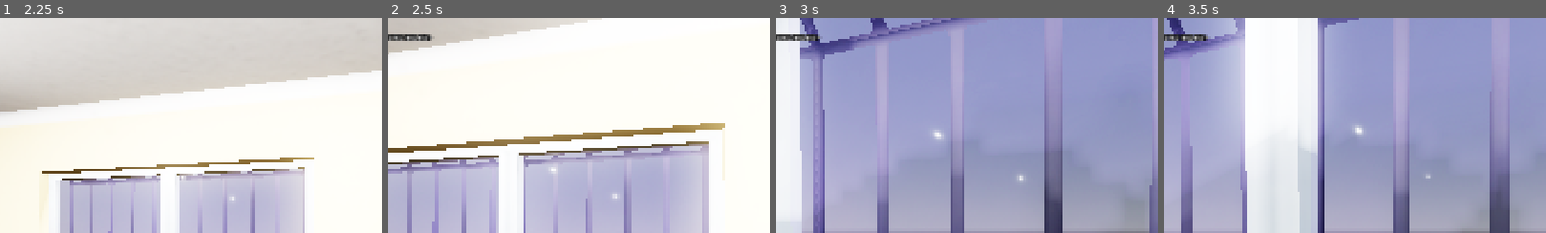
Above: before the commit, frames 1-4 (left to right).
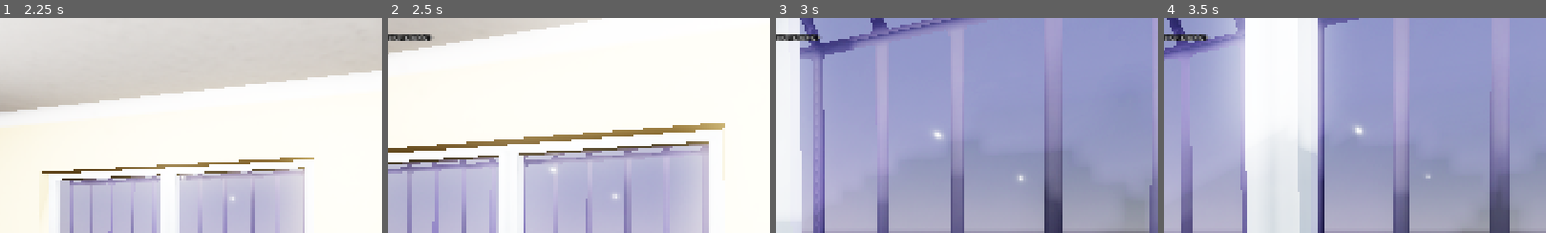
Above: after the commit, the same moments.

Repository: takanazwa5/ProjektMonopolowy
Game: Godot game, scene res://scenes/game/game.tscn
The game is run twice, just before and just after one commit, with the same random seed, the same clock (stepped at 60 frames per second) and the same inputs.
Inputs (mouse positions are % of the whole screen's width and height, from its top left):
- Up to frame 1 (2.25 s): tap Enter at 0.5 s; move the mouse to (55, 50) at 0.52 s; hold E (interact) 0.53-1.28 s; hold W (walk_forward) from 0.53 s (still down); click (55, 50) at 0.67 s; move the mouse to (45, 50) at 1.27 s; tap Ctrl (crouch) at 1.35 s; tap E (interact) at 1.55 s; move the mouse to (52, 48) at 2.02 s; hold G (drop_item) from 2.03 s (still down)
- Up to frame 2 (2.5 s): keep holding W (walk_forward); keep holding G (drop_item); tap E (interact) at 2.3 s
- Up to frame 3 (3 s): keep holding W (walk_forward); move the mouse to (49, 52) at 2.77 s; release G (drop_item) at 2.78 s; tap E (interact) at 2.85 s; click (49, 52) at 2.92 s
- Up to frame 4 (3.5 s): keep holding W (walk_forward)
The pictures show only the part of the screen within x 15-65%, y 0-50%; the shares and areas given below are measured in that part.

Frame 1 is identical in both runs. In frame 2, 0.1% of the frame differs, in the area x 2-11%, y 7-11%; in frame 3, 0.1%; in frame 4, 0.1%.

Commit message:
Refactor interaction system and reticle

Diff:
--- /dev/null
+++ b/editor_scripts/add_interaction.gd
@@ -0,0 +1,19 @@
+@tool
+class_name AddInteraction extends EditorScript
+
+
+func _run() -> void:
+
+	var selection: EditorSelection = EditorInterface.get_selection()
+	var selected_nodes: Array[Node] = selection.get_selected_nodes()
+
+	if selected_nodes.is_empty():
+
+		print("No nodes selected.")
+		return
+
+	for node: Node in selected_nodes:
+
+		node.set_meta(&"can_interact", true)
+		node.set_meta(&"reticle_tooltip", "")
+		print("Added interaction meta to %s" % node.name)
--- a/features/cash_register/cash_register.tscn
+++ b/features/cash_register/cash_register.tscn
@@ -66,6 +66,8 @@
 
 [node name="CashRegister" type="StaticBody3D" groups=["cash_register"]]
 script = ExtResource("1_46s2n")
+metadata/can_interact = false
+metadata/reticle_tooltip = ""
 
 [node name="cash_register" parent="." instance=ExtResource("2_b2dl6")]
 
@@ -81,8 +83,8 @@
 collision_mask = 0
 script = ExtResource("4_hfhvn")
 value = 1.0
-can_interact = false
-reticle_tooltip_text = "1 zł"
+metadata/can_interact = true
+metadata/reticle_tooltip = "1 zł"
 
 [node name="1zl" parent="cash_register/Drawer/cash_register_drawer/1zl" instance=ExtResource("4_h0nij")]
 
@@ -96,8 +98,8 @@
 collision_mask = 0
 script = ExtResource("4_hfhvn")
 value = 2.0
-can_interact = false
-reticle_tooltip_text = "2 zł"
+metadata/can_interact = true
+metadata/reticle_tooltip = "2 zł"
 
 [node name="2zl" parent="cash_register/Drawer/cash_register_drawer/2zl" instance=ExtResource("5_n3yyt")]
 
@@ -111,8 +113,8 @@
 collision_mask = 0
 script = ExtResource("4_hfhvn")
 value = 0.05
-can_interact = false
-reticle_tooltip_text = "5 gr"
+metadata/can_interact = true
+metadata/reticle_tooltip = "5 gr"
 
 [node name="5gr" parent="cash_register/Drawer/cash_register_drawer/5gr" instance=ExtResource("6_ixp0a")]
 
@@ -126,8 +128,8 @@
 collision_mask = 0
 script = ExtResource("4_hfhvn")
 value = 5.0
-can_interact = false
-reticle_tooltip_text = "5 zł"
+metadata/can_interact = true
+metadata/reticle_tooltip = "5 zł"
 
 [node name="5zl" parent="cash_register/Drawer/cash_register_drawer/5zl" instance=ExtResource("7_4p68q")]
 
@@ -141,8 +143,8 @@
 collision_mask = 0
 script = ExtResource("4_hfhvn")
 value = 0.1
-can_interact = false
-reticle_tooltip_text = "10 gr"
+metadata/can_interact = true
+metadata/reticle_tooltip = "10 gr"
 
 [node name="10gr" parent="cash_register/Drawer/cash_register_drawer/10gr" instance=ExtResource("8_joq7v")]
 
@@ -156,8 +158,8 @@
 collision_mask = 0
 script = ExtResource("4_hfhvn")
 value = 10.0
-can_interact = false
-reticle_tooltip_text = "10 zł"
+metadata/can_interact = true
+metadata/reticle_tooltip = "10 zł"
 
 [node name="10zl" parent="cash_register/Drawer/cash_register_drawer/10zl" instance=ExtResource("9_m5nv5")]
 
@@ -171,8 +173,8 @@
 collision_mask = 0
 script = ExtResource("4_hfhvn")
 value = 0.2
-can_interact = false
-reticle_tooltip_text = "20 gr"
+metadata/can_interact = true
+metadata/reticle_tooltip = "20 gr"
 
 [node name="20gr" parent="cash_register/Drawer/cash_register_drawer/20gr" instance=ExtResource("10_04g4t")]
 
@@ -186,8 +188,8 @@
 collision_mask = 0
 script = ExtResource("4_hfhvn")
 value = 20.0
-can_interact = false
-reticle_tooltip_text = "20 zł"
+metadata/can_interact = true
+metadata/reticle_tooltip = "20 zł"
 
 [node name="20zl" parent="cash_register/Drawer/cash_register_drawer/20zl" instance=ExtResource("11_in1v7")]
 
@@ -201,8 +203,8 @@
 collision_mask = 0
 script = ExtResource("4_hfhvn")
 value = 0.5
-can_interact = false
-reticle_tooltip_text = "50 gr"
+metadata/can_interact = true
+metadata/reticle_tooltip = "50 gr"
 
 [node name="50gr" parent="cash_register/Drawer/cash_register_drawer/50gr" instance=ExtResource("12_nhacm")]
 
@@ -216,8 +218,8 @@
 collision_mask = 0
 script = ExtResource("4_hfhvn")
 value = 50.0
-can_interact = false
-reticle_tooltip_text = "50 zł"
+metadata/can_interact = true
+metadata/reticle_tooltip = "50 zł"
 
 [node name="50zl" parent="cash_register/Drawer/cash_register_drawer/50zl" instance=ExtResource("13_b40uy")]
 
@@ -231,8 +233,8 @@
 collision_mask = 0
 script = ExtResource("4_hfhvn")
 value = 100.0
-can_interact = false
-reticle_tooltip_text = "100 zł"
+metadata/can_interact = true
+metadata/reticle_tooltip = "100 zł"
 
 [node name="100zl" parent="cash_register/Drawer/cash_register_drawer/100zl" instance=ExtResource("14_acc2v")]
 
--- a/features/cash_register/money.gd
+++ b/features/cash_register/money.gd
@@ -1,4 +1,4 @@
-class_name Money extends Interactable
+class_name Money extends StaticBody3D
 
 
 signal interaction(value: float)
--- a/features/counter/counter.gd
+++ b/features/counter/counter.gd
@@ -1,4 +1,4 @@
-class_name Counter extends Interactable
+class_name Counter extends StaticBody3D
 
 
 signal item_placed(item_data: ItemData)
@@ -25,7 +25,7 @@
 	if is_instance_valid(item_in_hand):
 
 		_place_item_on_counter(item_in_hand)
-		can_interact = false
+		set_meta(&"can_interact", false)
 
 
 func clear() -> void:
@@ -39,12 +39,12 @@
 
 func on_item_entered_rig(_item: Item) -> void:
 
-	can_interact = true
+	set_meta(&"can_interact", true)
 
 
 func on_item_exited_rig() -> void:
 
-	can_interact = false
+	set_meta(&"can_interact", false)
 
 
 func _move_item_to_target(item: Item, target: Marker3D) -> void:
--- a/features/counter/counter.tscn
+++ b/features/counter/counter.tscn
@@ -8,7 +8,8 @@
 
 [node name="Counter" type="StaticBody3D" groups=["counter"]]
 script = ExtResource("1_n5wx4")
-can_interact = false
+metadata/can_interact = false
+metadata/reticle_tooltip = ""
 
 [node name="lada" parent="." instance=ExtResource("1_1s8yq")]
 
--- a/features/dialog/dialog.gd
+++ b/features/dialog/dialog.gd
@@ -24,7 +24,7 @@
 func _input(_event: InputEvent) -> void:
 
 	if not visible: return
-	print("XD")
+
 	if Input.is_mouse_button_pressed(MOUSE_BUTTON_LEFT):
 
 		if dialog_label.visible_ratio < 1.0: dialog_label.visible_ratio = 1.0
--- a/features/interactable/interactable.gd
+++ /dev/null
@@ -1,8 +0,0 @@
-@abstract class_name Interactable extends CollisionObject3D
-
-
-@export var can_interact: bool = true
-@export var reticle_tooltip_text: String = ""
-
-
-@abstract func interact(_event: InputEvent, _item_rig_item: Item) -> void
--- a/features/items/beer/beer_JP_bottle.tscn
+++ b/features/items/beer/beer_JP_bottle.tscn
@@ -13,7 +13,8 @@
 freeze = true
 script = ExtResource("1_j4gvl")
 data = ExtResource("2_6js2s")
-reticle_tooltip_text = "JP w butelce"
+metadata/can_interact = true
+metadata/reticle_tooltip = "JP w butelce"
 
 [node name="JPBottle" parent="." instance=ExtResource("2_j4gvl")]
 transform = Transform3D(1, 0, 0, 0, 1, 0, 0, 0, 1, 0, -0.148823, 0)
--- a/features/items/beer/beer_JP_can.tscn
+++ b/features/items/beer/beer_JP_can.tscn
@@ -7,12 +7,14 @@
 [sub_resource type="BoxShape3D" id="BoxShape3D_ek8a4"]
 size = Vector3(0.0888672, 0.199623, 0.0878906)
 
-[node name="BeerJPCan" type="StaticBody3D" groups=["items"]]
+[node name="BeerJPCan" type="RigidBody3D" groups=["items"]]
 collision_layer = 4
 collision_mask = 5
+freeze = true
 script = ExtResource("1_emse2")
 data = ExtResource("2_ccf5c")
-reticle_tooltip_text = "JP w puszce"
+metadata/can_interact = true
+metadata/reticle_tooltip = "JP w puszce"
 
 [node name="JPCan" parent="." instance=ExtResource("2_emse2")]
 transform = Transform3D(1, 0, 0, 0, 1, 0, 0, 0, 1, 0, -0.1, 0)
--- a/features/items/beer/beer_bobr_bottle.tscn
+++ b/features/items/beer/beer_bobr_bottle.tscn
@@ -13,7 +13,8 @@
 freeze = true
 script = ExtResource("1_ek8a4")
 data = ExtResource("2_pirts")
-reticle_tooltip_text = "Bubr w butelce"
+metadata/can_interact = true
+metadata/reticle_tooltip = "Bubr w butelce"
 
 [node name="BobrBottle" parent="." instance=ExtResource("1_qbuq5")]
 transform = Transform3D(1, 0, 0, 0, 1, 0, 0, 0, 1, 0, -0.148823, 0)
--- a/features/items/beer/beer_bobr_can.tscn
+++ b/features/items/beer/beer_bobr_can.tscn
@@ -13,7 +13,8 @@
 freeze = true
 script = ExtResource("1_54s4n")
 data = ExtResource("2_1djsa")
-reticle_tooltip_text = "Bubr w puszce"
+metadata/can_interact = true
+metadata/reticle_tooltip = "Bubr w puszce"
 
 [node name="BobrCan" parent="." instance=ExtResource("2_54s4n")]
 transform = Transform3D(1, 0, 0, 0, 1, 0, 0, 0, 1, 0, -0.100091, 0)
--- a/features/items/beer/beer_boskie_bottle.tscn
+++ b/features/items/beer/beer_boskie_bottle.tscn
@@ -13,7 +13,8 @@
 freeze = true
 script = ExtResource("1_8x5fs")
 data = ExtResource("2_1lh8q")
-reticle_tooltip_text = "Boskie w butelce"
+metadata/can_interact = true
+metadata/reticle_tooltip = "Boskie w butelce"
 
 [node name="BoskieBottle" parent="." instance=ExtResource("2_8x5fs")]
 transform = Transform3D(1, 0, 0, 0, 1, 0, 0, 0, 1, 0, -0.148823, 0)
--- a/features/items/beer/beer_boskie_can.tscn
+++ b/features/items/beer/beer_boskie_can.tscn
@@ -13,7 +13,8 @@
 freeze = true
 script = ExtResource("1_87wsq")
 data = ExtResource("2_tj823")
-reticle_tooltip_text = "Boskie w puszce"
+metadata/can_interact = true
+metadata/reticle_tooltip = "Boskie w puszce"
 
 [node name="BoskieCan" parent="." instance=ExtResource("2_87wsq")]
 transform = Transform3D(1, 0, 0, 0, 1, 0, 0, 0, 1, 0, -0.100091, 0)
--- a/features/items/beer/beer_mech_bottle.tscn
+++ b/features/items/beer/beer_mech_bottle.tscn
@@ -13,7 +13,8 @@
 freeze = true
 script = ExtResource("1_6d7fp")
 data = ExtResource("2_0do3j")
-reticle_tooltip_text = "Mech w butelce"
+metadata/can_interact = true
+metadata/reticle_tooltip = "Mech w butelce"
 
 [node name="MechBottle" parent="." instance=ExtResource("2_6d7fp")]
 transform = Transform3D(1, 0, 0, 0, 1, 0, 0, 0, 1, 0, -0.148823, 0)
--- a/features/items/beer/beer_mech_can.tscn
+++ b/features/items/beer/beer_mech_can.tscn
@@ -13,7 +13,8 @@
 freeze = true
 script = ExtResource("1_37n52")
 data = ExtResource("2_l4rdr")
-reticle_tooltip_text = "Mech w puszce"
+metadata/can_interact = true
+metadata/reticle_tooltip = "Mech w puszce"
 
 [node name="MechCan" parent="." instance=ExtResource("2_37n52")]
 transform = Transform3D(1, 0, 0, 0, 1, 0, 0, 0, 1, 0, -0.1, 0)
--- a/features/items/beer/beer_ovecky_bottle.tscn
+++ b/features/items/beer/beer_ovecky_bottle.tscn
@@ -13,7 +13,8 @@
 freeze = true
 script = ExtResource("1_3dde6")
 data = ExtResource("2_upy44")
-reticle_tooltip_text = "Ovecky w butelce"
+metadata/can_interact = true
+metadata/reticle_tooltip = "Ovecky w butelce"
 
 [node name="OveckyBottle" parent="." instance=ExtResource("2_3dde6")]
 transform = Transform3D(1, 0, 0, 0, 1, 0, 0, 0, 1, 0, -0.148823, 0)
--- a/features/items/beer/beer_ovecky_can.tscn
+++ b/features/items/beer/beer_ovecky_can.tscn
@@ -13,7 +13,8 @@
 freeze = true
 script = ExtResource("1_bsjst")
 data = ExtResource("2_nnach")
-reticle_tooltip_text = "Ovecky w puszce"
+metadata/can_interact = true
+metadata/reticle_tooltip = "Ovecky w puszce"
 
 [node name="OveckyCan" parent="." instance=ExtResource("2_bsjst")]
 transform = Transform3D(1, 0, 0, 0, 1, 0, 0, 0, 1, 0, -0.1, 0)
--- a/features/items/beer/beer_tarka_bottle.tscn
+++ b/features/items/beer/beer_tarka_bottle.tscn
@@ -13,7 +13,8 @@
 freeze = true
 script = ExtResource("1_682jn")
 data = ExtResource("2_j8oq7")
-reticle_tooltip_text = "Tarka w butelce"
+metadata/can_interact = true
+metadata/reticle_tooltip = "Tarka w butelce"
 
 [node name="TarkaBottle" parent="." instance=ExtResource("2_682jn")]
 transform = Transform3D(1, 0, 0, 0, 1, 0, 0, 0, 1, 0, -0.149, 0)
--- a/features/items/beer/beer_tarka_can.tscn
+++ b/features/items/beer/beer_tarka_can.tscn
@@ -13,7 +13,8 @@
 freeze = true
 script = ExtResource("1_duf7j")
 data = ExtResource("2_a3iut")
-reticle_tooltip_text = "Tarka w puszce"
+metadata/can_interact = true
+metadata/reticle_tooltip = "Tarka w puszce"
 
 [node name="TarkaCan" parent="." instance=ExtResource("2_duf7j")]
 transform = Transform3D(1, 0, 0, 0, 1, 0, 0, 0, 1, 0, -0.1, 0)
--- a/features/items/item.gd
+++ b/features/items/item.gd
@@ -1,5 +1,5 @@
 @tool
-class_name Item extends Interactable
+class_name Item extends RigidBody3D
 
 
 signal interaction(item: Item)
@@ -33,7 +33,6 @@
 
 	var warnings: PackedStringArray = []
 	if data.name.is_empty(): warnings.append("Item name is empty.")
-	if reticle_tooltip_text.is_empty(): warnings.append("Reticle Tooltip Text is empty.")
 	if not is_in_group(&"items"): warnings.append("Not in items group.")
 	if not collision_layer & 0b100 == 0b100: warnings.append("Not in items collision layer.")
 	return warnings
--- a/features/level/assets/fridge/fridge.tscn
+++ b/features/level/assets/fridge/fridge.tscn
@@ -26,6 +26,8 @@
 collision_layer = 5
 script = ExtResource("2_uuqg1")
 target_rotation = -90.0
+metadata/can_interact = true
+metadata/reticle_tooltip = ""
 
 [node name="fridge_door_L" parent="FridgeDoorL" instance=ExtResource("2_y2ar5")]
 
@@ -37,6 +39,8 @@
 collision_layer = 5
 script = ExtResource("2_uuqg1")
 target_rotation = 90.0
+metadata/can_interact = true
+metadata/reticle_tooltip = ""
 
 [node name="fridge_door_R" parent="FridgeDoorR" instance=ExtResource("3_uuqg1")]
 
--- a/features/player/hud/reticle/reticle.gd
+++ b/features/player/hud/reticle/reticle.gd
@@ -11,20 +11,19 @@
 
 		if collider == value: return
 		collider = value
-		_active = collider is Interactable and collider.can_interact
+		_active = is_instance_valid(collider) and collider.get_meta(&"can_interact", false)
 
 
 var _active: bool = false:
 
 	set(value):
 
-		if _active == value: return
 		_active = value
 		queue_redraw()
 
 		if _active:
 
-			reticle_tooltip.text = collider.reticle_tooltip_text
+			reticle_tooltip.text = collider.get_meta(&"reticle_tooltip", "")
 			reticle_tooltip.show()
 
 		else: reticle_tooltip.hide()
@@ -42,8 +41,3 @@
 	else:
 
 		draw_circle(size / 2, RADIUS * 2, COLOR, false, 2.0, true)
-
-
-func set_active(active: bool) -> void:
-
-	_active = active
--- a/features/player/interaction_raycast/interaction_raycast.gd
+++ b/features/player/interaction_raycast/interaction_raycast.gd
@@ -21,14 +21,12 @@
 func _unhandled_input(event: InputEvent) -> void:
 
 	if not is_instance_valid(_collider): return
+	if not _collider.get_meta(&"can_interact", false): return
+	if not _collider.has_method(&"interact"): return
 
-	if _collider is Interactable and _collider.can_interact:
-
-		_collider.interact(event, item_rig.current_item)
-
-	elif _collider is NPC:
-
-		if _collider.has_method("interact"): _collider.interact(event)
+	var arg_count: int = _collider.get_method_argument_count(&"interact")
+	if arg_count == 1: _collider.call(&"interact", event)
+	elif  arg_count == 2: _collider.call(&"interact", event, item_rig.current_item)
 
 
 func _process(_delta: float) -> void:
--- a/features/player/player.gd
+++ b/features/player/player.gd
@@ -26,6 +26,8 @@
 	interaction_raycast.collider_changed.connect(_on_interaction_raycast_collider_changed)
 	hud.dialog.opened.connect(_on_dialog_opened)
 	hud.dialog.closed.connect(_on_dialog_closed)
+	item_preview.item_entered.connect(hud.reticle.hide.unbind(1))
+	item_preview.item_exited.connect(hud.reticle.show)
 
 
 func _unhandled_input(event: InputEvent) -> void:
--- a/features/trash/trash.gd
+++ b/features/trash/trash.gd
@@ -1,26 +1 @@
-class_name Trash extends Interactable
-
-
-func _ready() -> void:
-
-	SignalBus.item_entered_rig.connect(_on_item_entered_rig)
-	SignalBus.item_exited_rig.connect(_on_item_exited_rig)
-
-
-func interact(event: InputEvent) -> void:
-
-	if not event.is_action_pressed(&"interact"):
-
-		return
-
-	queue_free()
-
-
-func _on_item_entered_rig() -> void:
-
-	can_interact = false
-
-
-func _on_item_exited_rig() -> void:
-
-	can_interact = true
+class_name Trash extends StaticBody3D
--- a/project.godot
+++ b/project.godot
@@ -39,6 +39,7 @@
 folder_colors={
 "res://assets/": "red",
 "res://autoload/": "green",
+"res://editor_scripts/": "teal",
 "res://features/": "blue",
 "res://scenes/": "yellow",
 "res://shared/": "pink"
--- a/shared/door.gd
+++ b/shared/door.gd
@@ -1,4 +1,4 @@
-class_name Door extends Interactable
+class_name Door extends AnimatableBody3D
 
 
 @export_range(-180.0, 180.0) var target_rotation: float = 0.0
@@ -8,7 +8,12 @@
 var opened: bool = false
 
 
-func interact(event: InputEvent, _item_in_hand: Item) -> void:
+func _ready() -> void:
+
+	set_meta(&"reticle_tooltip", "close" if opened else "open")
+
+
+func interact(event: InputEvent) -> void:
 
 	if event.is_action_pressed(&"interact") and not tweening:
 
@@ -18,3 +23,4 @@
 		if tween.is_running(): await tween.finished
 		tweening = false
 		opened = not opened
+		set_meta(&"reticle_tooltip", "close" if opened else "open")
Not shown, added: editor_scripts/add_interaction.gd.uid
Not shown, removed: features/interactable/interactable.gd.uid
